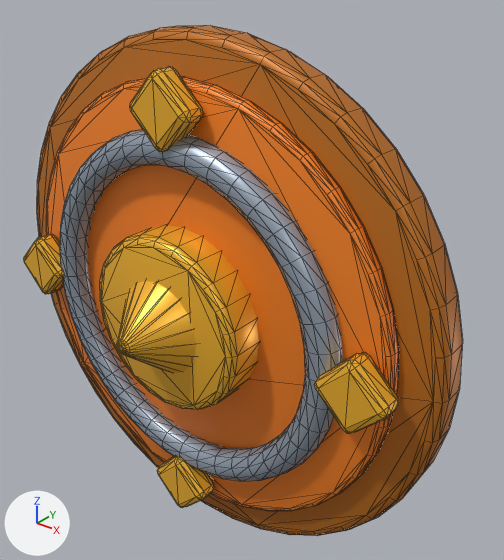
A saved change to the glTF model godot/brutus_3d/assets/brutus/brutus_shield.glb.
One viewpoint serves both versions: a camera (50 mm lens) standing at (1.431, -1.559, 1.099) and looking at (0.126, 0.071, 0.088). The axes (+X, +Y, +Z) are drawn at lower left. The lights are the same throughout. The first picture is the older version. Mesh edges are drawn as thin lines. Vertices at exactly the same position are counted once.

Objects in the first picture: 'BrutusShieldProjectile'.
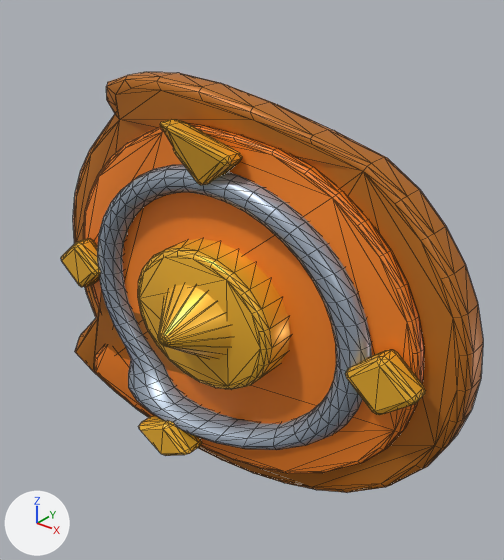
What differs and where, as boxes [x1, y1, x2, y2] in the pictures (504 x 560 px; the box of a moved part takes in the faces that stretch with it):
'BrutusShieldProjectile', reshaped (18% shorter): before [24, 25, 462, 536]; after [61, 72, 483, 493]
part 1 of me_cylinder_012, moved or reshaped: before [100, 225, 259, 410]; after [138, 239, 290, 390]
part 2 of me_cylinder_012, moved or reshaped: before [117, 281, 196, 373]; after [158, 284, 232, 359]
part 3 of me_cylinder_012, moved or reshaped: before [314, 352, 399, 433]; after [345, 350, 425, 415]
part 4 of me_cylinder_012, moved or reshaped: before [24, 234, 64, 294]; after [61, 238, 101, 287]
part 5 of me_cylinder_012, moved or reshaped: before [37, 25, 462, 536]; after [73, 72, 483, 493]

The change in detail:
me_cylinder_012 is used by ob_brutusshieldprojectile; location (0.0, 0.0, 0.0).
me_cylinder_012 had 1368 vertices, 2704 faces and spanned x -0.88..0.88, y -0.4..0.07, z -0.88..0.88.
me_cylinder_012 now has 1368 vertices, 2704 faces and spans x -0.88..0.88, y -0.23..0.23, z -0.72..0.72.
me_cylinder_012 part 1: the loose piece of 144 vertices spanning x -0.3..0.3, y -0.24..-0.08, z -0.3..0.3 is scaled about its middle by (1, 1, 0.84), then moved by (0.0, 0.17, -0.05).
me_cylinder_012 part 2: the loose piece of 120 vertices spanning x -0.2..0.2, y -0.4..-0.18, z -0.2..0.2 is scaled about its middle by (1, 1, 0.84), then moved by (0.0, 0.17, -0.05).
me_cylinder_012 part 3: the loose piece of 56 vertices spanning x 0.55..0.79, y -0.21..-0.12, z -0.12..0.12 is scaled about its middle by (1, 1, 0.84), then moved by (0.0, 0.17, -0.05).
me_cylinder_012 part 4: the loose piece of 56 vertices spanning x -0.79..-0.55, y -0.21..-0.12, z -0.12..0.12 is scaled about its middle by (1, 1, 0.84), then moved by (0.0, 0.17, -0.05).
me_cylinder_012 part 5: 992 of 1368 vertices moved; they spanned x -0.88..0.88, y -0.21..0.07, z -0.88..0.88 and now span x -0.88..0.88, y -0.14..0.23, z -0.72..0.72; mean shift (-0.04, 0.14, -0.04); largest move (-0.14, 0.03, 0.87) -> (-0.36, 0.11, 0.7).
